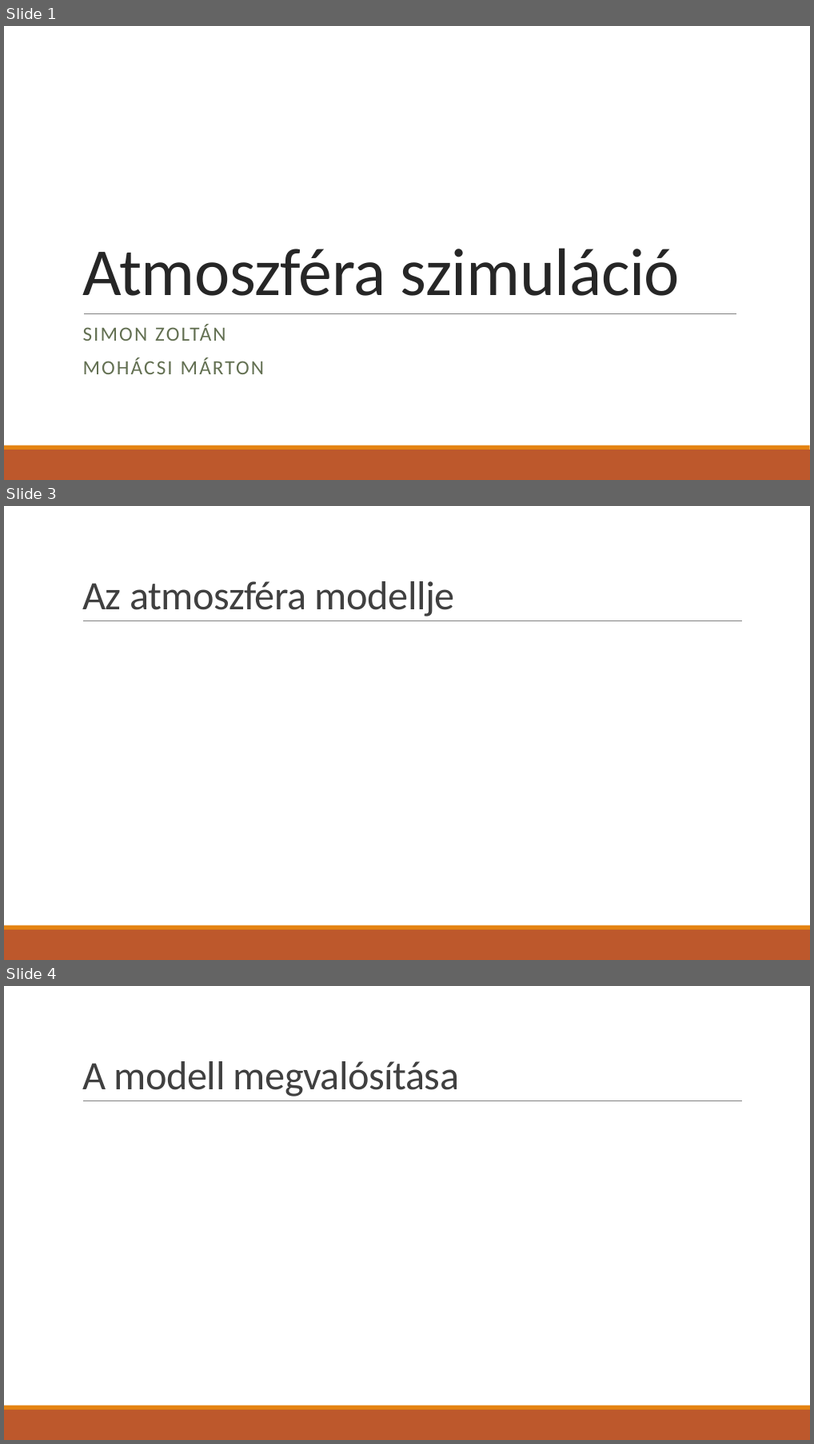
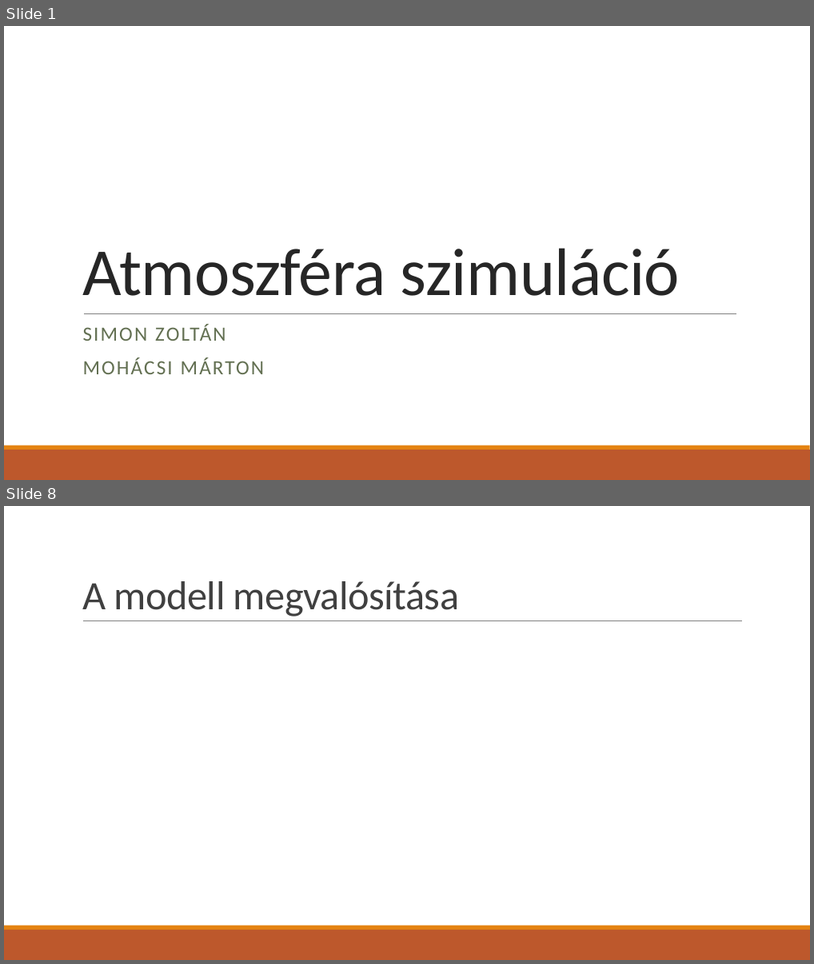
Before and after one commit to TheFlyingPiano99/AtmosphereSimulation, a slide deck: Docs/ppt/Atmoszféra szimuláció.pptx. Shown one above the other, each under a label of ours: slides 1, 3 and 4 before the commit, slides 1 and 8 after it; the slides between them are not shown. The pictures are 814x1444 and 814x964 pixels, drawn with LibreOffice and Linux fonts; fonts in the diff are those of the drawing. Boxes give left, top, right and bottom in pixels: in the first picture for what was removed or moved away, otherwise in the second. Text is boxed around its words. In the diff, an @@ line names an element or a change of style, - is before the commit and + after.

```diff
--- a/Docs/ppt/Atmoszféra szimuláció.pptx
+++ b/Docs/ppt/Atmoszféra szimuláció.pptx
@@ slide 3 removed at (4,506,810,960), background #FFFFFF; not listed: 3 template elements that a slide beside it also shows @@
@@ title removed at (82,581,455,616) @@
-Az atmoszféra modellje
@@ what was slide 4 is now slide 8 @@
```
Also in this commit, not shown: 1 slide changed, 5 slides added.
